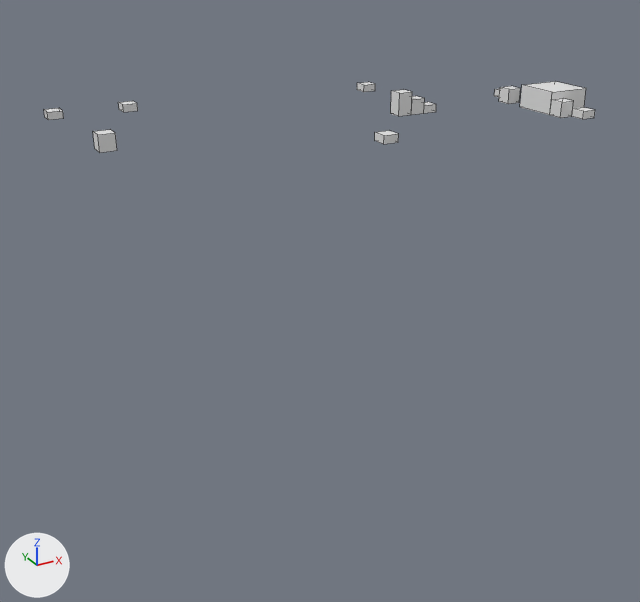
The OBJ model models/Step.obj, before and after one commit.
Both versions are drawn from a 50 mm camera at (85.0, -1216.0, 247.0) aimed at (476.0, -505.0, -108.0). The lights are fixed; the arrows at lower left show +X, +Y and +Z. Mesh edges are drawn as thin lines. Where no turn or scale is listed for an object, it has been applied to the vertices.

Objects in the first picture: 'Step_#7'.
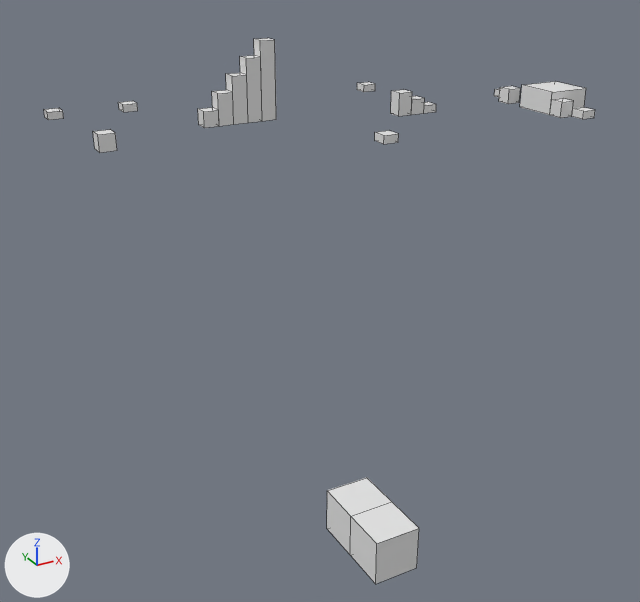
Where the change shows, as pixel boxes [x1, y1, x2, y2] in the pictures (640 x 602 px):
'Step_#20', added: after [350, 502, 419, 584]
'Step_#14', added: after [327, 478, 392, 554]
'Step_#19', added: after [254, 38, 276, 121]
'Step_#18', added: after [240, 55, 262, 123]
'Step_#17', added: after [226, 73, 248, 124]
'Step_#16', added: after [212, 90, 234, 126]
'Step_#15', added: after [198, 107, 219, 128]

Edits to the bpy script that builds the scene:
```text
Add me_step__20:
    me_step__20.from_pydata(...)  # a box spanning x 240.0..260.0, y -980.0..-960.0, z 0.0..20.0
Add me_step__19:
    me_step__19.from_pydata(...)  # a box spanning x 570.0..590.0, y -180.0..-160.0, z 0.0..100.0
Add me_step__18:
    me_step__18.from_pydata(...)  # a box spanning x 550.0..570.0, y -180.0..-160.0, z 0.0..80.0
Add me_step__17:
    me_step__17.from_pydata(...)  # a box spanning x 530.0..550.0, y -180.0..-160.0, z 0.0..60.0
Add me_step__16:
    me_step__16.from_pydata(...)  # a box spanning x 510.0..530.0, y -180.0..-160.0, z 0.0..40.0
Add me_step__15:
    me_step__15.from_pydata(...)  # a box spanning x 490.0..510.0, y -180.0..-160.0, z 0.0..20.0
Add me_step__14:
    me_step__14.from_pydata(...)  # a box spanning x 240.0..260.0, y -960.0..-940.0, z 0.0..20.0
Add ob_step__20:
    ob_step__20 = bpy.data.objects.new('Step_#20', me_step__20)
    ob_step__20.location = (0.0, 0.0, 0.0)
Add ob_step__19:
    ob_step__19 = bpy.data.objects.new('Step_#19', me_step__19)
    ob_step__19.location = (0.0, 0.0, 0.0)
Add ob_step__18:
    ob_step__18 = bpy.data.objects.new('Step_#18', me_step__18)
    ob_step__18.location = (0.0, 0.0, 0.0)
Add ob_step__17:
    ob_step__17 = bpy.data.objects.new('Step_#17', me_step__17)
    ob_step__17.location = (0.0, 0.0, 0.0)
Add ob_step__16:
    ob_step__16 = bpy.data.objects.new('Step_#16', me_step__16)
    ob_step__16.location = (0.0, 0.0, 0.0)
Add ob_step__15:
    ob_step__15 = bpy.data.objects.new('Step_#15', me_step__15)
    ob_step__15.location = (0.0, 0.0, 0.0)
Add ob_step__14:
    ob_step__14 = bpy.data.objects.new('Step_#14', me_step__14)
    ob_step__14.location = (0.0, 0.0, 0.0)
```
